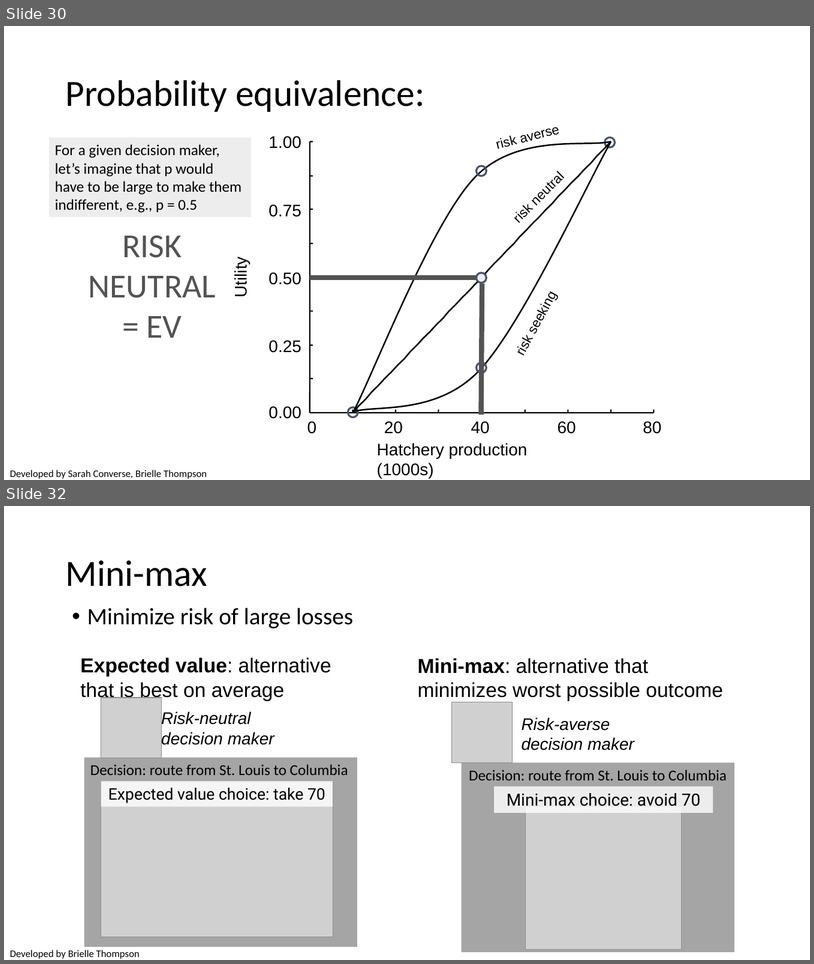
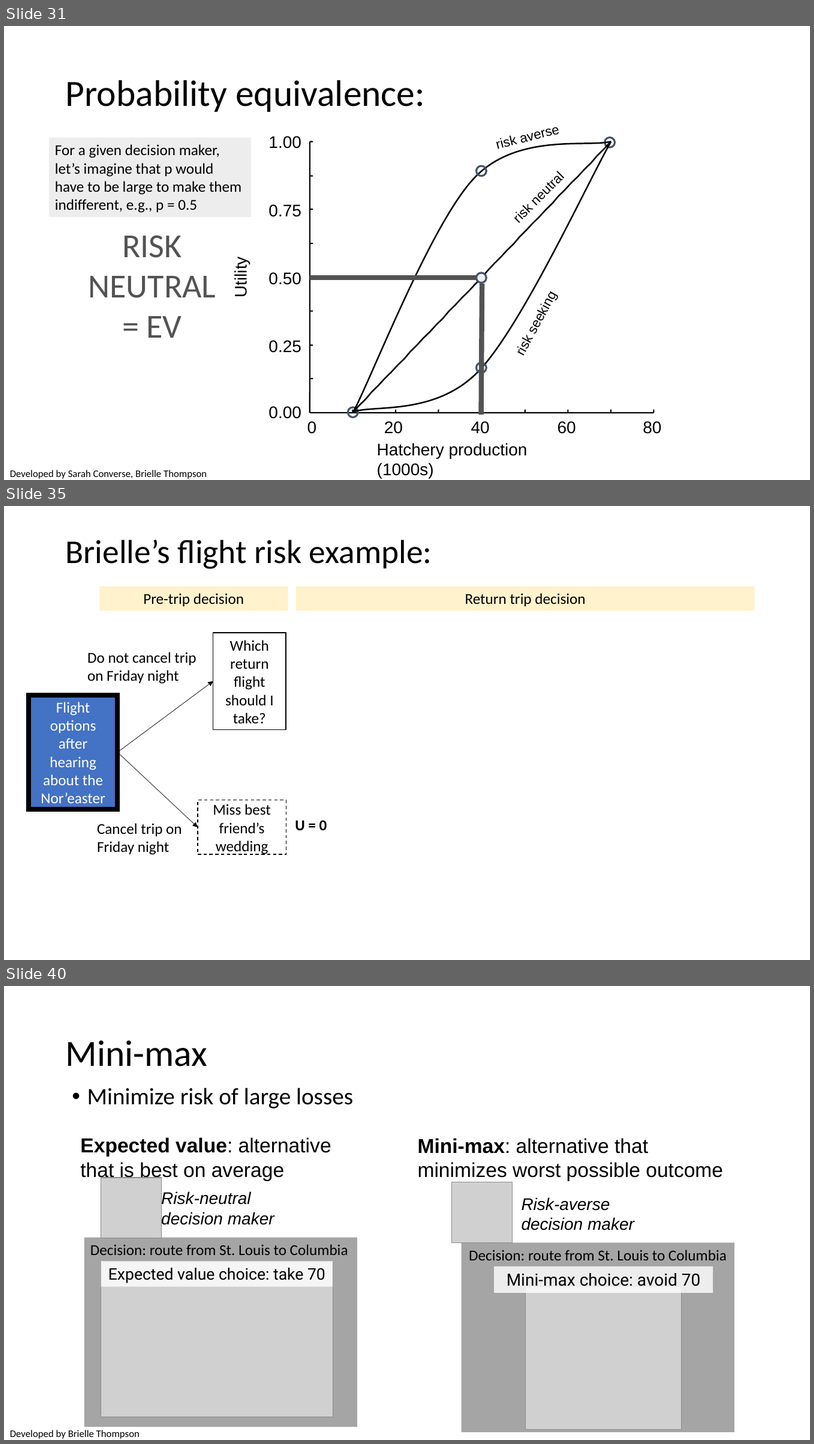
Before and after one commit to briellekthompson/NATR_8001_DecisionAnalysis_Fall25_Mizzou, a slide deck: material/Week7-UncertaintyPart2-Risk/Week7_SDM_Mizzou.pptx. Shown one above the other, each under a label of ours: slides 30 and 32 before the commit, slides 31, 35 and 40 after it; the slides between them are not shown. The pictures are 814x964 and 814x1444 pixels, drawn with LibreOffice and Linux fonts; fonts in the diff are those of the drawing; grey boxes stand for pictures; background and template pictures are left out. Boxes give left, top, right and bottom in pixels: in the first picture for what was removed or moved away, otherwise in the second. Text is boxed around its words. In the diff, an @@ line names an element or a change of style, - is before the commit and + after.

```diff
--- a/material/Week7-UncertaintyPart2-Risk/Week7_SDM_Mizzou.pptx
+++ b/material/Week7-UncertaintyPart2-Risk/Week7_SDM_Mizzou.pptx
@@ slide 35 added at (x1=4, y1=506, x2=810, y2=960), background #FFFFFF @@
@@ title added at (x1=65, y1=540, x2=432, y2=569), 39.6 pt, text #000000 @@
+Brielle’s flight risk example:
@@ rectangle added at (x1=99, y1=586, x2=288, y2=610), fill #FFF2CC, 18 pt, text #000000 @@
+Pre-trip decision
@@ rectangle added at (x1=296, y1=586, x2=755, y2=610), fill #FFF2CC, 18 pt, text #000000 @@
+Return trip decision
@@ rectangle added at (x1=213, y1=633, x2=286, y2=729), fill #FFFFFF, outline #000000 1 pt, 18 pt, text #000000 @@
+Which return flight should I take?
@@ text added at (x1=87, y1=652, x2=196, y2=684), 18 pt, text #000000 @@
+Do not cancel trip on Friday night
@@ arrow added from (118, 752) to (213, 681), #000000 0.5 pt @@
@@ rectangle added at (x1=29, y1=695, x2=118, y2=809), fill #4472C4, outline #000000 6 pt, 18 pt, text #FFFFFF @@
+Flight options after hearing about the Nor’easter
@@ arrow added from (118, 752) to (198, 827), #000000 0.5 pt @@
@@ rectangle added at (x1=198, y1=800, x2=286, y2=855), fill #FFFFFF, outline #000000 1 pt dashed, 18 pt, text #000000 @@
+Miss best friend’s wedding
@@ text added at (x1=97, y1=823, x2=182, y2=855), 18 pt, text #000000 @@
+Cancel trip on Friday night
@@ text added at (x1=295, y1=820, x2=327, y2=831), 18 pt, text #000000, bold @@
+U = 0
@@ what was slide 30 is now slide 31 @@
@@ what was slide 32 is now slide 40 @@
```
Also in this commit, not shown: 14 slides changed, 8 other slides added, 1 slide removed, 1 other file.
